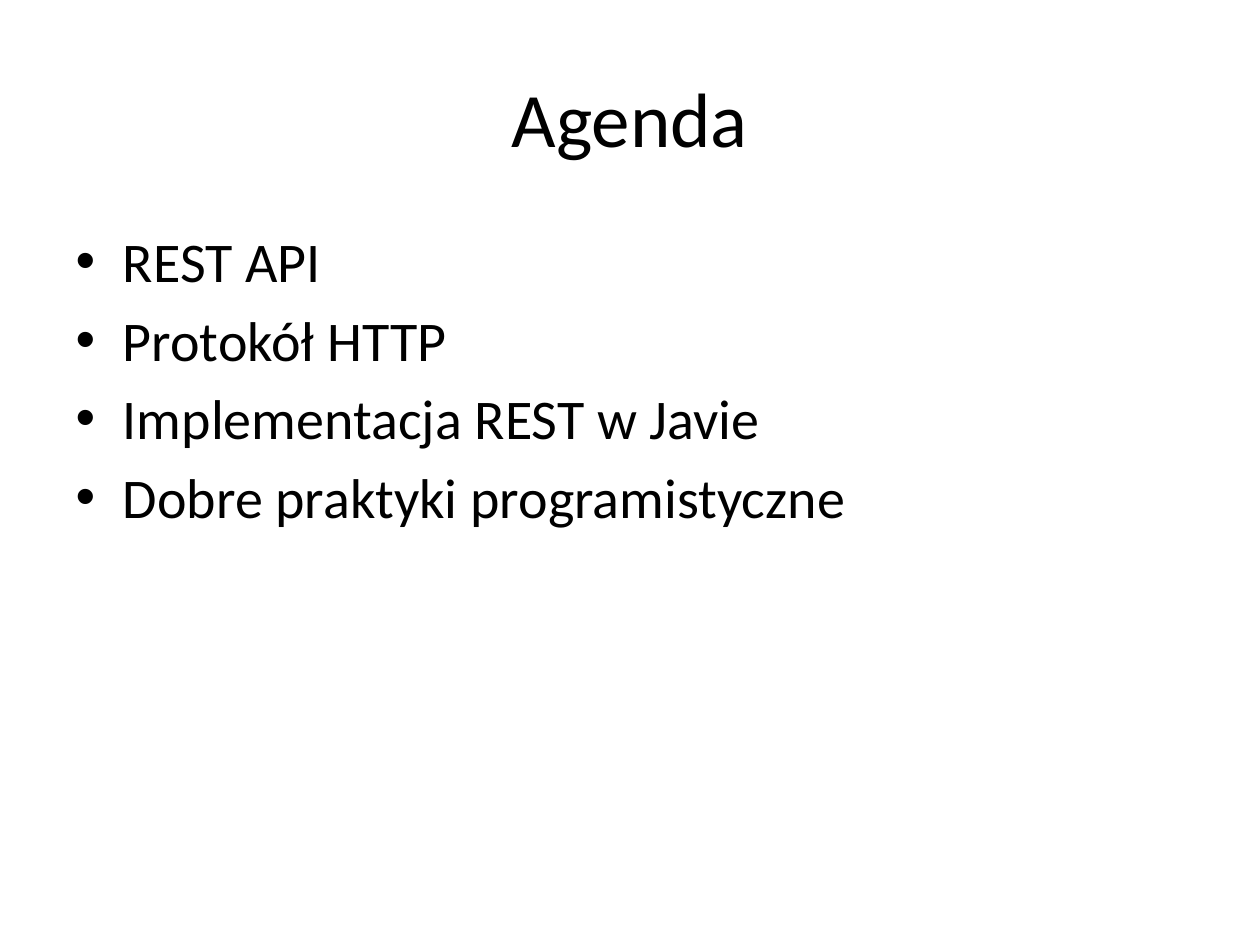
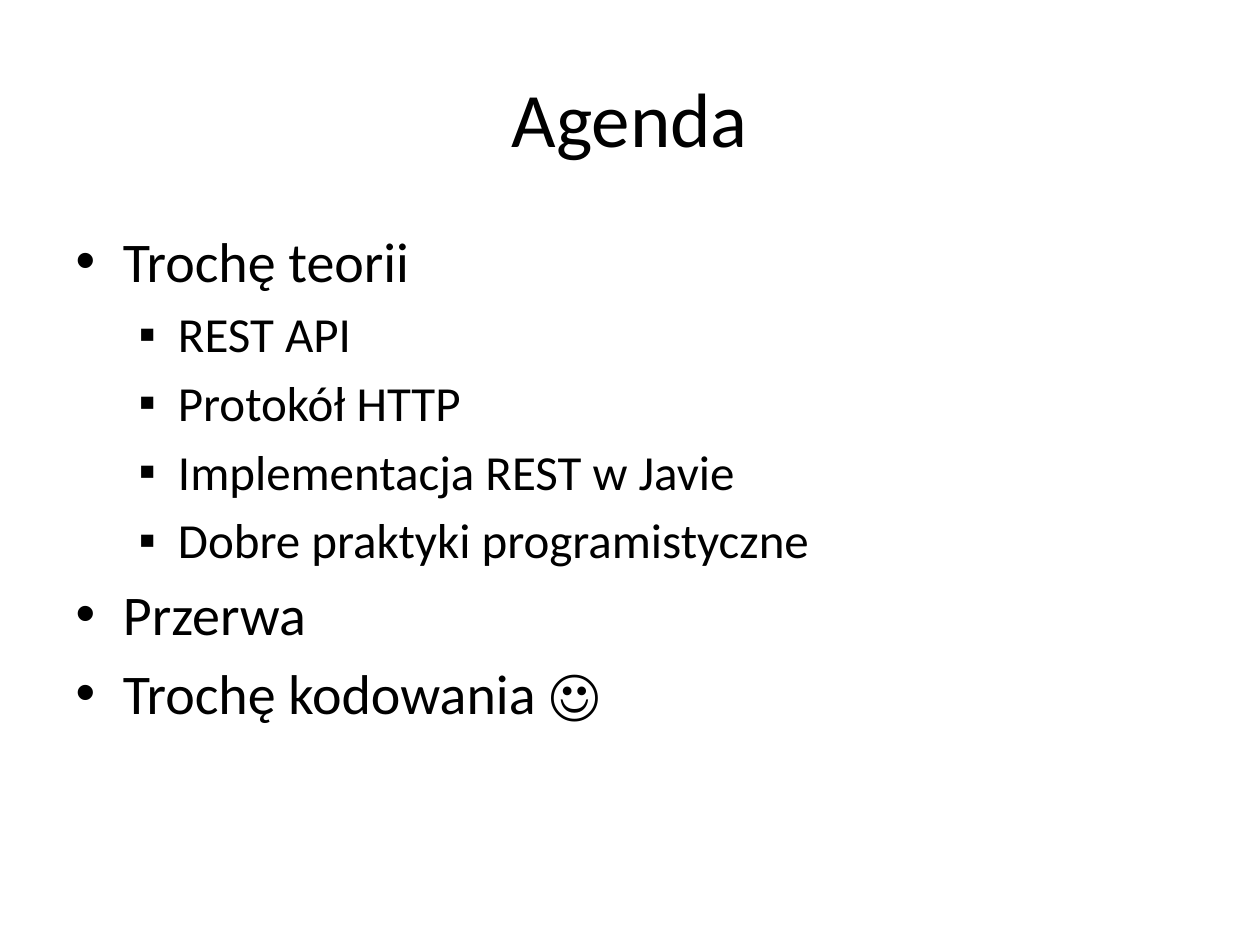
Before and after one commit to rybeek84/microservices-part1, a slide deck: slide 2 of monolit/documentation/microservices lectures/HTTP + REST.pptx. Drawn at 1260x945 pixels with LibreOffice and Linux fonts; fonts in the diff are those of the drawing. Boxes give left, top, right and bottom in pixels: in the first picture for what was removed or moved away, otherwise in the second. Text is boxed around its words. In the diff, an @@ line names an element or a change of style, - is before the commit and + after.

```diff
--- a/monolit/documentation/microservices lectures/HTTP + REST.pptx
+++ b/monolit/documentation/microservices lectures/HTTP + REST.pptx
@@ text at (123,243,409,291): paragraph added @@
+• Trochę teorii
@@ text at (178,320,809,567): size 32 to 28 pt in "REST API", "Protokół HTTP", "Implementacja REST w Javie", "Dobre praktyki programistyczne"; bullet • to ▪; list level 1 to 2 in "REST API"; list level 1 to 2 in "Protokół HTTP"; list level 1 to 2 in "Implementacja REST w Javie"; list level 1 to 2 in "Dobre praktyki programistyczne" @@
@@ text at (123,599,535,723): paragraphs added @@
+• Przerwa
+• Trochę kodowania ☺
```
Also in this commit, not shown: 1 other slide changed, 1 slide added, 5 other files.
